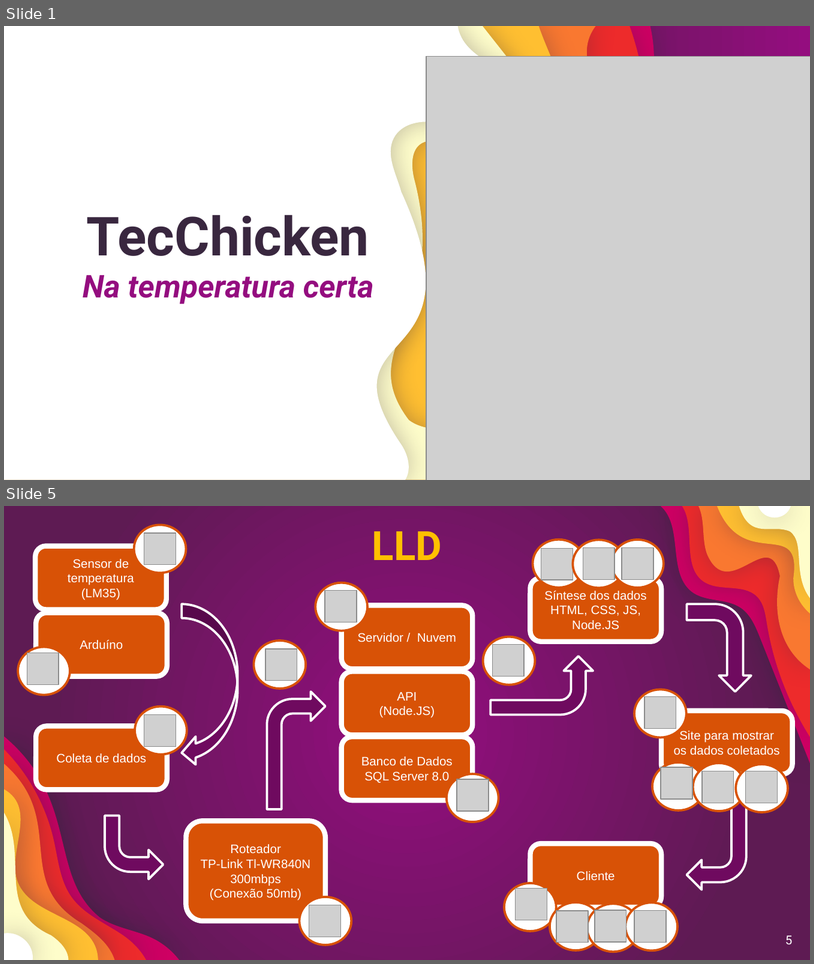
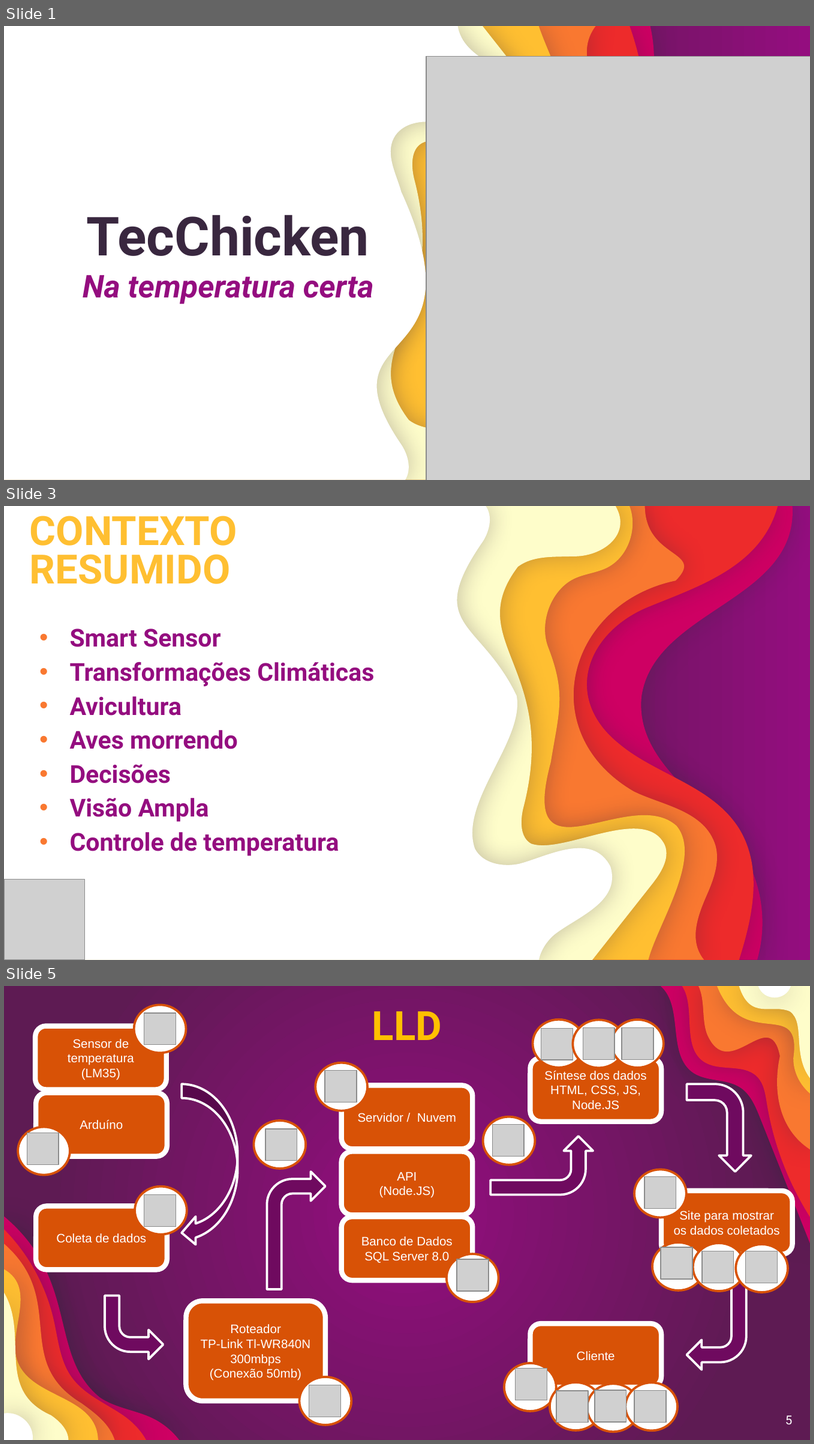
Before and after one commit to GustavoQuaresma/TECCHICKEN-DOCUMENTACAO, a slide deck: SPRINT2/slide pi - Copia.pptx. Shown one above the other, each under a label of ours: slides 1 and 5 before the commit, slides 1, 3 and 5 after it; the slides between them are not shown. The pictures are 814x964 and 814x1444 pixels, drawn with LibreOffice and Linux fonts; fonts in the diff are those of the drawing; grey boxes stand for pictures. Boxes give left, top, right and bottom in pixels: in the first picture for what was removed or moved away, otherwise in the second. Text is boxed around its words. In the diff, an @@ line names an element or a change of style, - is before the commit and + after.

```diff
--- a/SPRINT2/slide pi - Copia.pptx
+++ b/SPRINT2/slide pi - Copia.pptx
@@ slide 3 added at (4,506,810,960), background gradient #940D7F to #5E1B53 @@
@@ group added at (4,506,792,959): 6 freeform shapes @@
@@ title added at (30,516,237,584), 36 pt, text #FFBF31, bold @@
+CONTEXTO RESUMIDO
@@ subtitle added at (70,628,374,856), 22 pt, text #940D7F, bold @@
+• Smart Sensor
+• Transformações Climáticas
+• Avicultura
+• Aves morrendo
+• Decisões
+• Visão Ampla
+• Controle de temperatura
@@ picture added at (4,879,84,960) @@
```
Also in this commit, not shown: 4 slides changed, 1 other slide added, 3 slides removed.
